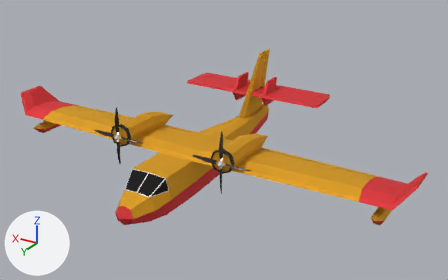
Before and after pictures for a commit that changed the FBX model unityProject/Assets/Assets/Plane/Canadaire (CL415)/canadair.fbx.
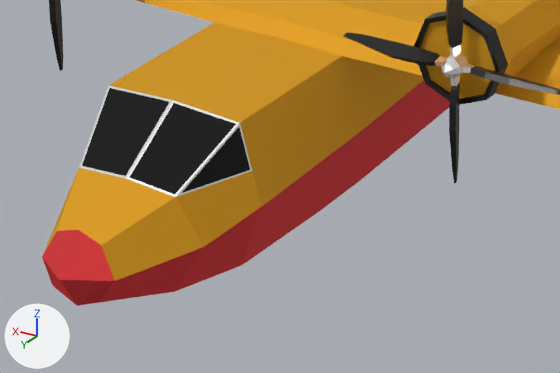
There are two pictures of each version: one whole from a camera (50 mm lens) standing at (-16.7, 24.2, 14.2) and looking at (-0.9, -2.1, 1.1), one close up on the part from 23% to 55% of the width and 52% to 87% of the height. The axes (+X, +Y, +Z) are drawn at lower left. The lights are the same throughout. Where no turn or scale is listed for an object, it has been applied to the vertices.

The scene before the commit, as lines of its bpy script (objects in view):
```python
me_cube_028 = bpy.data.meshes.new('Cube.028')
me_cube_028.from_pydata(...)  # 374 vertices, 384 faces; spans x -11.8..11.8, y -9.0..5.6, z -1.2..4.1
# faces by material slot: [48, 14, 230, 88, 4]
me_cube_028.materials.append(mat_metalblack)  # black #3f3f3f
me_cube_028.materials.append(mat_steel)  # white #ffffff
me_cube_028.materials.append(mat_exterioryellow)  # yellow #e7af2b
me_cube_028.materials.append(mat_exteriorred)  # red #e7464a
me_cube_028.materials.append(mat_glass)  # black #000000
me_cylinder_004 = bpy.data.meshes.new('Cylinder.004')
me_cylinder_004.from_pydata(...)  # 161 vertices, 161 faces; spans x -1.59..1.59, y -0.16..0.33, z -1.59..1.59
# faces by material slot: [84, 77]
me_cylinder_004.materials.append(mat_metalblack)  # black #3f3f3f
me_cylinder_004.materials.append(mat_steel)  # white #ffffff
me_cylinder_007 = bpy.data.meshes.new('Cylinder.007')
me_cylinder_007.from_pydata(...)  # 161 vertices, 161 faces; spans x -1.59..1.59, y -0.16..0.33, z -1.59..1.59
# faces by material slot: [84, 77]
me_cylinder_007.materials.append(mat_metalblack)  # black #3f3f3f
me_cylinder_007.materials.append(mat_steel)  # white #ffffff
ob_mainbody = bpy.data.objects.new('MainBody', me_cube_028)
ob_mainbody.location = (0.0, 0.0, 0.0)
ob_propellerleft = bpy.data.objects.new('PropellerLeft', me_cylinder_007)
ob_propellerleft.location = (-3.12, 1.73, 1.81)
ob_propellerright = bpy.data.objects.new('PropellerRight', me_cylinder_004)
ob_propellerright.location = (3.05, 1.73, 1.81)
```
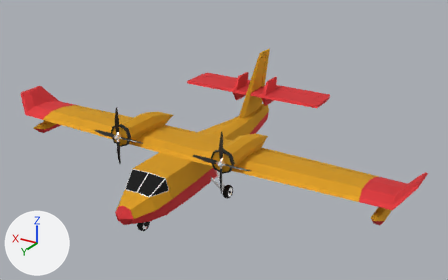
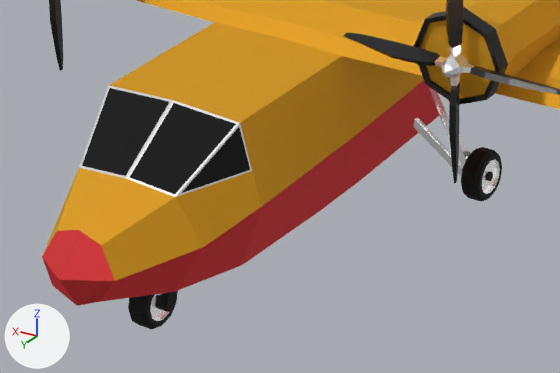
What differs and where, as boxes (x1, y1, x2, y2) in the close-ups (560 x 373 px):
'BackWheel', added: after (414, 88, 502, 201)
    faces in mat_steel (white #ffffff): (414, 88, 500, 194)
    faces in mat_rubber (black #000000): (461, 147, 502, 201)
'BackWheel.002', added (black): after (128, 290, 178, 329)
    faces in mat_rubber (black #000000): (128, 290, 178, 329)
    faces in mat_steel (white #ffffff): (150, 293, 169, 321)

Diff of the bpy script that builds the scene:
```diff
--- a/unityProject/Assets/Assets/Plane/Canadaire (CL415)/canadair.fbx.py
+++ b/unityProject/Assets/Assets/Plane/Canadaire (CL415)/canadair.fbx.py
@@ mat_rubber @@
+mat_rubber = principled_material('Rubber')
+mat_rubber.base_color = (0.0, 0.0, 0.0)  # black #000000
+mat_rubber.roughness = 0.8
@@ me_cylinder_005 @@
+me_cylinder_005.from_pydata(...)  # 140 vertices, 118 faces; spans x -0.278..0.278, y -0.274..0.521, z -0.789..0.622
+# faces by material slot: [26, 92]
+me_cylinder_005.materials.append(mat_steel)  # white #ffffff
+me_cylinder_005.materials.append(mat_rubber)  # black #000000
@@ me_cylinder_002 @@
+me_cylinder_002.from_pydata(...)  # 147 vertices, 130 faces; spans x -1.95..-0.85, y -1.43..-0.68, z -1.68..0.0
+# faces by material slot: [57, 73]
+me_cylinder_002.materials.append(mat_steel)  # white #ffffff
+me_cylinder_002.materials.append(mat_rubber)  # black #000000
@@ ob_backwheel_002 @@
+ob_backwheel_002 = bpy.data.objects.new('BackWheel.002', me_cylinder_005)
+ob_backwheel_002.location = (0.0, 3.72, -0.88)
+ob_backwheel_002.rotation_euler = (3.142, 0.0, 0.0)  # degrees (180, 0, 0)
+ob_backwheel_002.scale = (-1.0, -1.0, -1.0)
@@ ob_backwheel @@
+ob_backwheel = bpy.data.objects.new('BackWheel', me_cylinder_002)
+ob_backwheel.location = (0.0, 0.0, 0.0)
```
